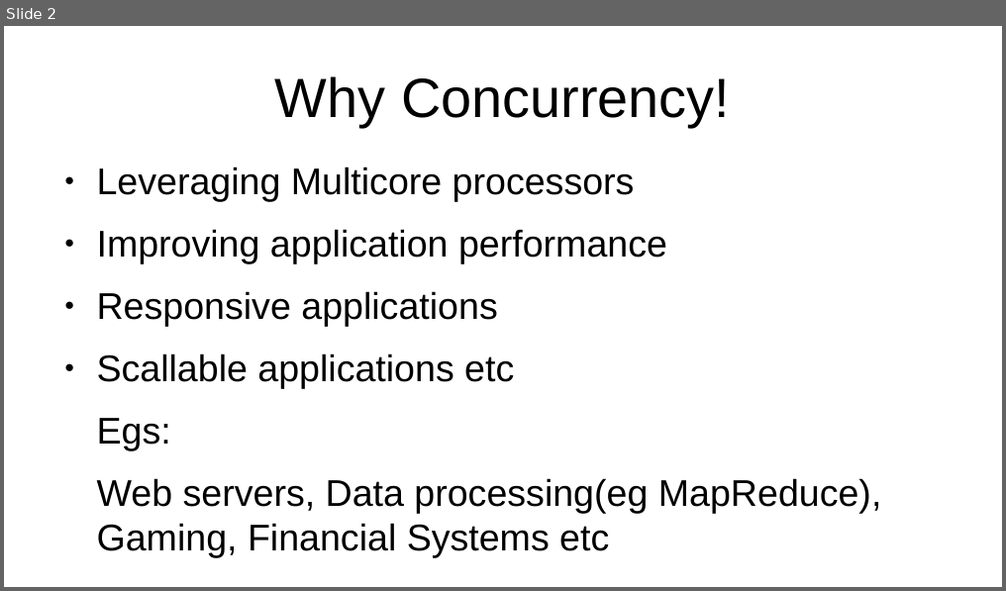
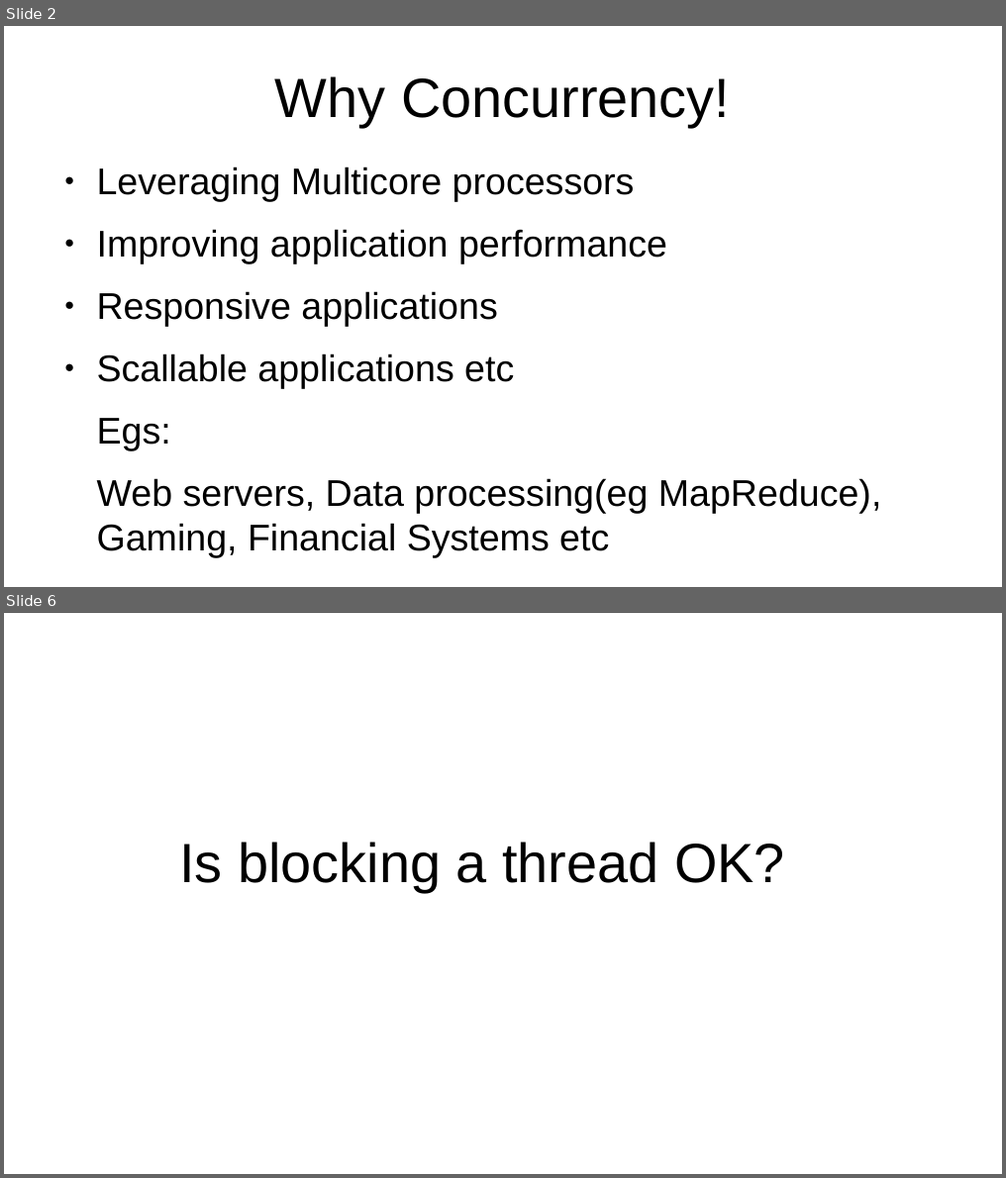
Before and after one commit to muchiri08/saf_concurency_prntn, a slide deck: JavaConcurrency.odp. Shown one above the other, each under a label of ours: slide 2 before the commit, slides 2 and 6 after it; the slides between them are not shown. The pictures are 1006x591 and 1006x1178 pixels, drawn with LibreOffice and Linux fonts; fonts in the diff are those of the drawing. Boxes give left, top, right and bottom in pixels: in the first picture for what was removed or moved away, otherwise in the second. Text is boxed around its words. In the diff, an @@ line names an element or a change of style, - is before the commit and + after.

```diff
--- a/JavaConcurrency.odp
+++ b/JavaConcurrency.odp
@@ slide 6 added at bbox=[4, 613, 1002, 1174], background #FFFFFF @@
@@ title added at bbox=[179, 842, 785, 892], 44 pt, text #000000 @@
+Is blocking a thread OK?
```
Also in this commit, not shown: 11 other slides added, 4 other files.
